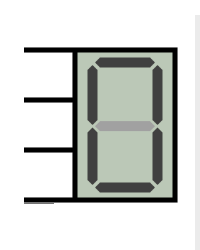
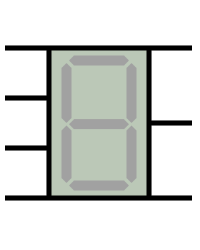
Two versions of the same layered image (200x250). Layer-by-layer changes:
added layer "Layer 4" above "Layer 3" over [5,45,192,201]
hid "Layer 3" over [24,15,200,250]
